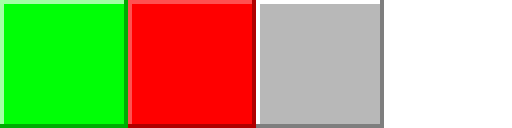
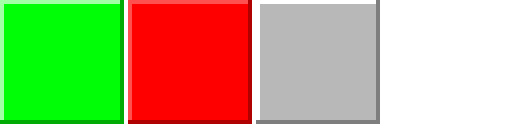
The second 512px x 128px image is a revision of the first. Changes to its layers:
renamed "cópia de texture.jpg" to "texture.jpg", painted on it over (x1=0, y1=0, x2=384, y2=128)
removed layer "texture.jpg" over (x1=0, y1=0, x2=384, y2=128)
